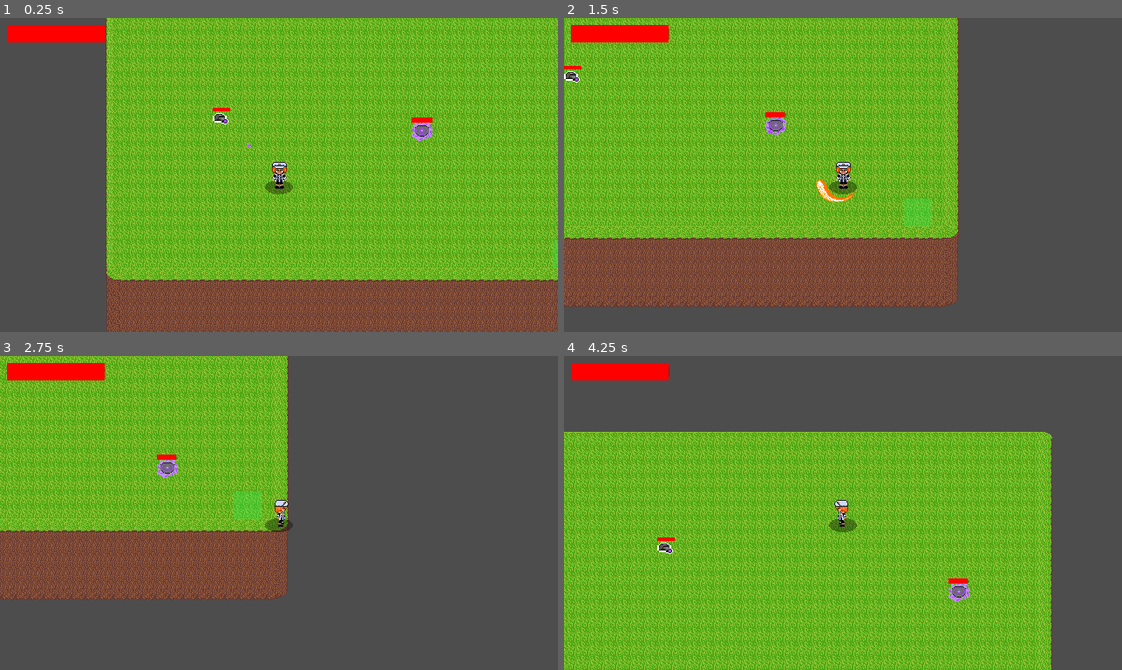
Above: before the commit, frames 1-4 (two rows, left to right).
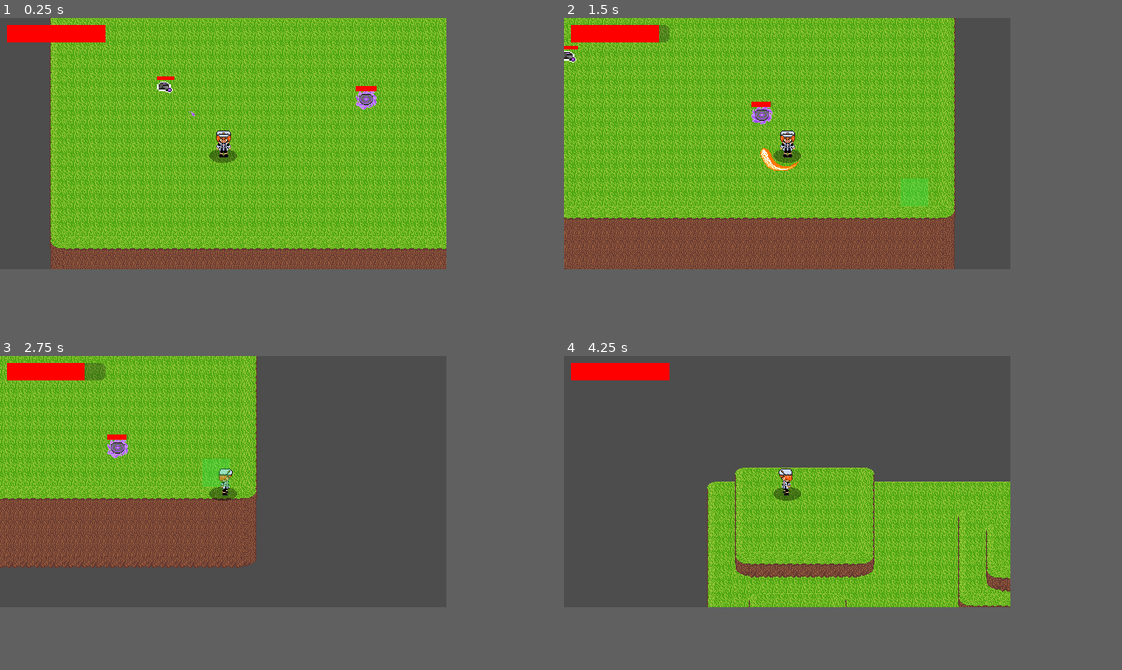
Above: after the commit, the same moments.

Repository: NiroJr/TheHerosFall
Game: Godot game, scene res://Scenes/main.tscn
Same seed, same stepped clock (60 frames per second), same inputs: the game is played once before the commit and once after it.
Inputs (mouse positions are in pixels of both pictures, inside the frame that each line leads up to):
- Up to frame 1 (0.25 s): no input
- Up to frame 2 (1.5 s): move the mouse to (965, 159) at 0.52 s; hold D (Right) 0.53-1.28 s; tap Q (Dash) at 0.6 s; click (965, 159) at 0.67 s; tap X (sword_swing) at 0.8, 1.35 s; move the mouse to (731, 190) at 1.27 s; hold S (Down) from 1.28 s (still down)
- Up to frame 3 (2.75 s): tap Q (Dash) at 1.55, 2.1 s; move the mouse to (334, 443) at 2.02 s; release S (Down) at 2.03 s; hold D (Right) from 2.03 s (still down); tap X (sword_swing) at 2.3 s
- Up to frame 4 (4.25 s): move the mouse to (815, 575) at 2.77 s; release D (Right) at 2.78 s; hold W (Up) 2.78-3.53 s; tap X (sword_swing) at 2.85, 3.8 s; click (815, 575) at 2.92 s; tap Q (Dash) at 3.05, 3.6 s; move the mouse to (1010, 560) at 3.52 s; hold A (Left) from 3.53 s (still down)
In our replay, the window is 640x360 before the commit and 512x288 after it. These sizes can differ from the game's own. Grey fills any space a smaller window leaves; there, only what the larger window draws over its background counts as a difference.

The runs differ from the first frame. In frame 1, 58% of the frame differs, in the area x 0-100%, y 0-100%; in frame 2, 38%; in frame 3, 26%; in frame 4, 56%.
Error after the commit: Invalid assignment of property or key 'wait_time' with value of type 'float' on a base object of type 'null instance'. (res://Scripts/player.gd:63)

Commit message:
change sprites, added balance changes and bug fixes

Diff:
--- a/Scenes/main.tscn
+++ b/Scenes/main.tscn
@@ -49,5 +49,5 @@
 visible = false
 
 [node name="ShootCooldown" type="Timer" parent="." unique_id=328436883]
-wait_time = 2.0
+wait_time = 3.0
 one_shot = true
--- a/Scenes/player.tscn
+++ b/Scenes/player.tscn
@@ -134,13 +134,13 @@
 "duration": 1.0,
 "texture": ExtResource("15_vfarp")
 }, {
-"duration": 1.0,
+"duration": 1.5,
 "texture": ExtResource("16_y6uwr")
 }, {
 "duration": 1.5,
 "texture": ExtResource("17_83xs0")
 }, {
-"duration": 1.5,
+"duration": 1.0,
 "texture": ExtResource("18_ypfnu")
 }, {
 "duration": 1.0,
@@ -169,10 +169,12 @@
 collision_mask = 12
 
 [node name="CollisionShape2D" type="CollisionShape2D" parent="HitBox" unique_id=565094471]
+visible = false
 scale = Vector2(0.5, 0.5)
 shape = SubResource("RectangleShape2D_it0lf")
 
 [node name="CollisionShape2D" type="CollisionShape2D" parent="." unique_id=396957255]
+visible = false
 position = Vector2(0, 14)
 scale = Vector2(0.5, 0.5)
 shape = SubResource("RectangleShape2D_i5tie")
@@ -190,6 +192,7 @@
 collision_mask = 4
 
 [node name="CollisionShape2D" type="CollisionShape2D" parent="SwordSwing/Combo1" unique_id=1225933086]
+visible = false
 position = Vector2(0, 15)
 rotation = 1.5707964
 shape = SubResource("CircleShape2D_fkwtr")
@@ -219,18 +222,17 @@
 flip_v = true
 
 [node name="Combo3" type="Area2D" parent="SwordSwing" unique_id=44817697 groups=["Combo3"]]
-visible = false
 collision_layer = 8
 collision_mask = 4
 
 [node name="CollisionShape2D" type="CollisionShape2D" parent="SwordSwing/Combo3" unique_id=1835157658]
+visible = false
 position = Vector2(0, 15)
 shape = SubResource("CircleShape2D_fkwtr")
 
 [node name="SwordAnimation" type="AnimatedSprite2D" parent="SwordSwing/Combo3" unique_id=867388474]
 sprite_frames = SubResource("SpriteFrames_i5tie")
-animation = &"Combo3"
-frame = 2
+animation = &"Combo1"
 offset = Vector2(0, -5)
 
 [node name="Combo" type="Timer" parent="." unique_id=741614805]
--- a/Scripts/player.gd
+++ b/Scripts/player.gd
@@ -60,7 +60,7 @@
 		_update_sort()
 	spawn_position = global_position
 	spawn_elevation = elevation
-	timer.wait_time = 3.0
+	timer.wait_time = 1
 	timer.one_shot = true
 	timer.timeout.connect(_on_charge_timeout)
 	Input.set_custom_mouse_cursor(crosshair, Input.CURSOR_ARROW, Vector2(16, 16))
@@ -82,9 +82,13 @@
 func _physics_process(_delta: float) -> void:
 	# Get the input direction and handle the movement/deceleration.
 	# As good practice, you should replace UI actions with custom gameplay actions.
-	var hDirection := Input.get_axis("Left", "Right")
-	var vDirection := Input.get_axis("Up", "Down")
-	if Input.is_action_just_pressed("Dash"):
+	var hDirection = 0
+	var vDirection = 0
+	if(!is_swinging):
+		hDirection = Input.get_axis("Left", "Right")
+		vDirection = Input.get_axis("Up", "Down")
+
+	if Input.is_action_just_pressed("Dash") && (!is_swinging):
 		if(!is_dashing):
 			_dash(80, 0.15);
 	if(is_dashing):
@@ -100,6 +104,9 @@
 			velocity.y = move_toward(velocity.y, 0, SPEED)
 
 		velocity = velocity.normalized() * SPEED
+
+
+
 	#Rotates the player body and facing direction for projectile during movement
 	if(velocity != Vector2.ZERO):
 		facing_angle = velocity.angle()
@@ -172,7 +179,11 @@
 
 		shape.set_deferred("disabled", false)
 		anim.play(anim_name)
-		_dash(40, 0.2)
+		if(use_combo1):
+			_dash(10, 0.1)
+		else:
+			_dash(20, 0.1)
+		velocity = Vector2.ZERO;
 		await anim.animation_finished
 		shape.set_deferred("disabled", true)
 
--- a/project.godot
+++ b/project.godot
@@ -17,8 +17,8 @@
 
 [display]
 
-window/size/viewport_width=640
-window/size/viewport_height=360
+window/size/viewport_width=512
+window/size/viewport_height=288
 window/size/mode=3
 window/stretch/mode="canvas_items"
 window/stretch/aspect="expand"
Binary file changed: Assets/MCSprites/attackSprites/fireAttack10.png
Binary file changed: Assets/MCSprites/attackSprites/fireAttack11.png
Binary file changed: Assets/MCSprites/attackSprites/fireAttack12.png
Binary file changed: Assets/MCSprites/attackSprites/fireAttack13.png
Binary file changed: Assets/MCSprites/attackSprites/fireAttack8.png
Binary file changed: Assets/MCSprites/attackSprites/fireAttack9.png
